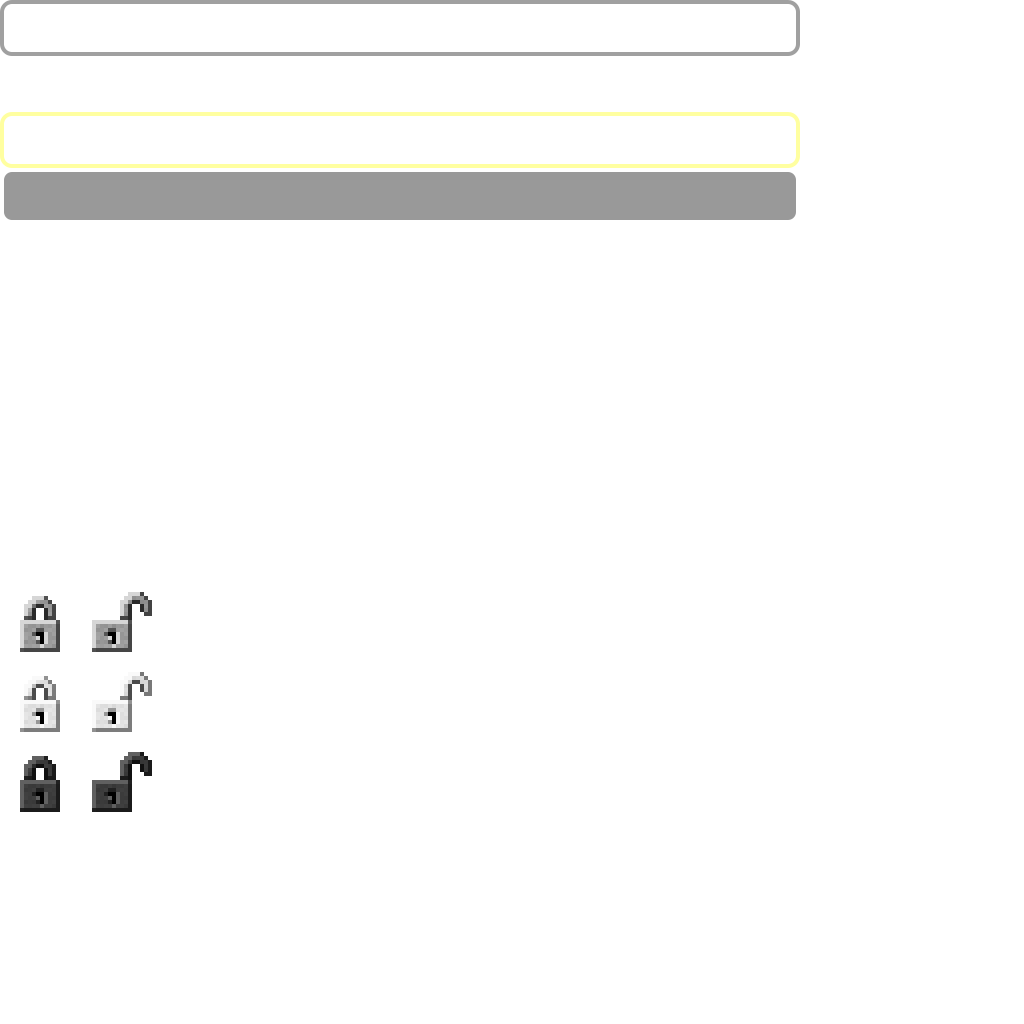
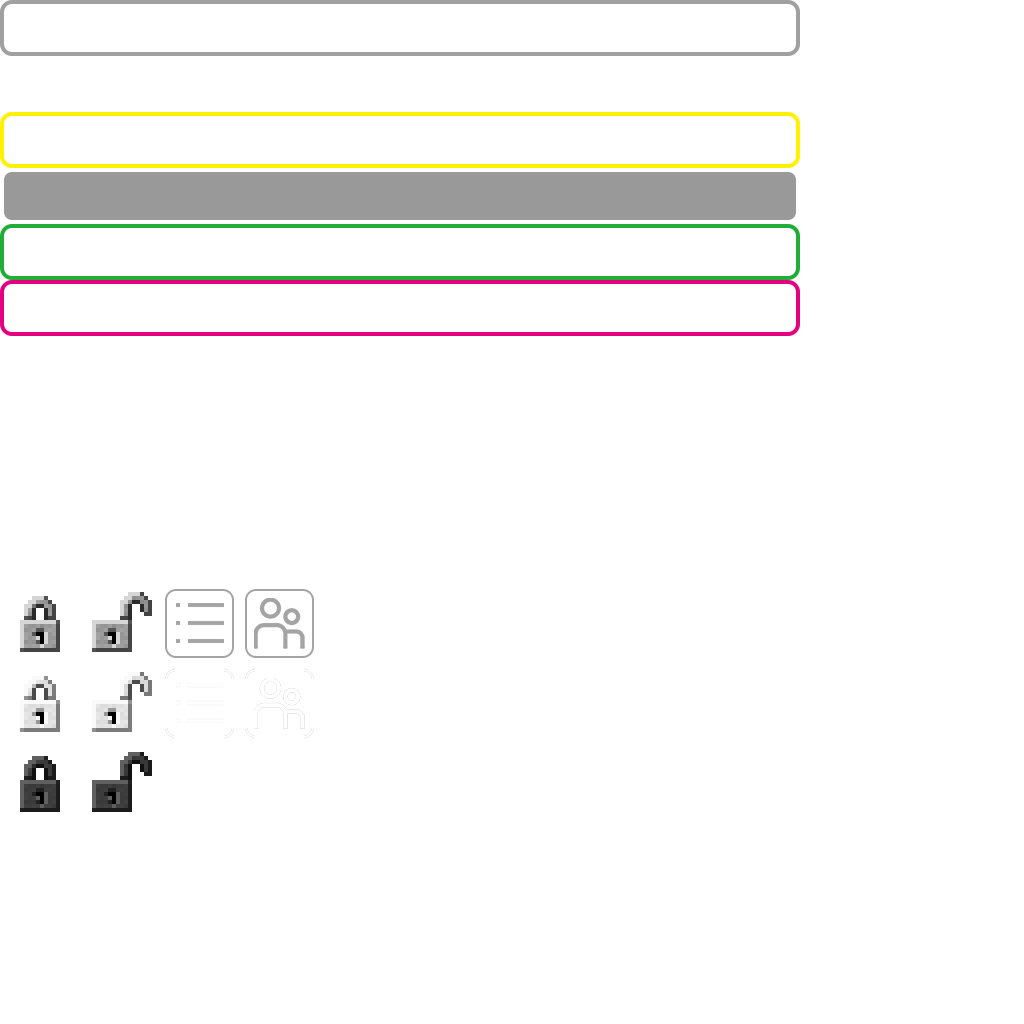
Revision of a layered (1024, 1024) image; what changed, layer by layer:
added layer "矩形 1" (1st of 6) above "矩形 1" over [0, 280, 800, 336]
added layer "矩形 1" (2nd of 6) above "矩形 1" over [0, 224, 800, 280]
painted on "矩形 1" (3rd of 6) over [0, 112, 800, 168]
added layer "图层 5" above "按钮" over [165, 589, 314, 738]
renamed "图层 1" to "按钮", showed it, painted on it over [0, 112, 800, 738]
